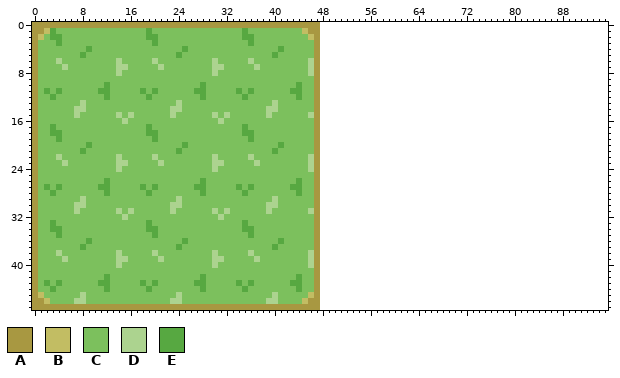
Edited in one commit: pixel-art file (art/EnvironmentTileset.aseprite). The first picture shows the starting point.
48x48 pixels, 1 frame. The old version is drawn lined up with the new one, on the new canvas.
Palette (. is transparent): A #a89841  B #c2bd63  C #7cc05d  D #acd38f  E #57a841
Pixels before (only the part around the change), first column x 0:
 0 AAAAAAAAAAAAAAAAAAAAAAAAAAAAAAAAAAAAAAAAAAAAAAAA................................................
 1 AABECCCCCCCCCCCCCCCECCCCCCCCCCCCCCCECCCCCCCCCBAA................................................
 2 ABCEECCCCCCCCCCCCCCEECCCCCCCCCCCCCCEECCCCCCCCCBA................................................
 3 ACCCECCCCCCCCCCCCCCCECCCCCCCCCCCCCCCECCCCCCCCCCA................................................
 4 ACCCCCCCCECCCCCCCCCCCCCCCECCCCCCCCCCCCCCCECCCCCA................................................
 5 ACCCCCCCECCCCCCCCCCCCCCCECCCCCCCCCCCCCCCECCCCCCA................................................
 6 ACCCDCCCCCCCCCDCCCCCDCCCCCCCCCDCCCCCDCCCCCCCCCDA................................................
 7 ACCCCDCCCCCCCCDDCCCCCDCCCCCCCCDDCCCCCDCCCCCCCCDA................................................
 8 ACCCCCCCCCCCCCDCCCCCCCCCCCCCCCDCCCCCCCCCCCCCCCDA................................................
 9 ACCCCCCCCCCCCCCCCCCCCCCCCCCCCCCCCCCCCCCCCCCCCCCA................................................
10 ACCCCCCCCCCCECCCCCCCCCCCCCCCECCCCCCCCCCCCCCCECCA................................................
11 ACECECCCCCCEECCCCCECECCCCCCEECCCCCECECCCCCCEECCA................................................
12 ACCECCCCCCCCECCCCCCECCCCCCCCECCCCCCECCCCCCCCECCA................................................
13 ACCCCCCCDCCCCCCCCCCCCCCCDCCCCCCCCCCCCCCCDCCCCCCA................................................
14 ACCCCCCDDCCCCCCCCCCCCCCDDCCCCCCCCCCCCCCDDCCCCCCA................................................
15 ACCCCCCDCCCCCCDCDCCCCCCDCCCCCCDCDCCCCCCDCCCCCCDA................................................
16 ACCCCCCCCCCCCCCDCCCCCCCCCCCCCCCDCCCCCCCCCCCCCCCA................................................
17 ACCECCCCCCCCCCCCCCCECCCCCCCCCCCCCCCECCCCCCCCCCCA................................................
18 ACCEECCCCCCCCCCCCCCEECCCCCCCCCCCCCCEECCCCCCCCCCA................................................
19 ACCCECCCCCCCCCCCCCCCECCCCCCCCCCCCCCCECCCCCCCCCCA................................................
20 ACCCCCCCCECCCCCCCCCCCCCCCECCCCCCCCCCCCCCCECCCCCA................................................
21 ACCCCCCCECCCCCCCCCCCCCCCECCCCCCCCCCCCCCCECCCCCCA................................................
22 ACCCDCCCCCCCCCDCCCCCDCCCCCCCCCDCCCCCDCCCCCCCCCDA................................................
23 ACCCCDCCCCCCCCDDCCCCCDCCCCCCCCDDCCCCCDCCCCCCCCDA................................................
24 ACCCCCCCCCCCCCDCCCCCCCCCCCCCCCDCCCCCCCCCCCCCCCDA................................................
25 ACCCCCCCCCCCCCCCCCCCCCCCCCCCCCCCCCCCCCCCCCCCCCCA................................................
26 ACCCCCCCCCCCECCCCCCCCCCCCCCCECCCCCCCCCCCCCCCECCA................................................
27 ACECECCCCCCEECCCCCECECCCCCCEECCCCCECECCCCCCEECCA................................................
28 ACCECCCCCCCCECCCCCCECCCCCCCCECCCCCCECCCCCCCCECCA................................................
29 ACCCCCCCDCCCCCCCCCCCCCCCDCCCCCCCCCCCCCCCDCCCCCCA................................................
30 ACCCCCCDDCCCCCCCCCCCCCCDDCCCCCCCCCCCCCCDDCCCCCCA................................................
31 ACCCCCCDCCCCCCDCDCCCCCCDCCCCCCDCDCCCCCCDCCCCCCDA................................................
32 ACCCCCCCCCCCCCCDCCCCCCCCCCCCCCCDCCCCCCCCCCCCCCCA................................................
33 ACCECCCCCCCCCCCCCCCECCCCCCCCCCCCCCCECCCCCCCCCCCA................................................
34 ACCEECCCCCCCCCCCCCCEECCCCCCCCCCCCCCEECCCCCCCCCCA................................................
35 ACCCECCCCCCCCCCCCCCCECCCCCCCCCCCCCCCECCCCCCCCCCA................................................
36 ACCCCCCCCECCCCCCCCCCCCCCCECCCCCCCCCCCCCCCECCCCCA................................................
37 ACCCCCCCECCCCCCCCCCCCCCCECCCCCCCCCCCCCCCECCCCCCA................................................
38 ACCCDCCCCCCCCCDCCCCCDCCCCCCCCCDCCCCCDCCCCCCCCCDA................................................
39 ACCCCDCCCCCCCCDDCCCCCDCCCCCCCCDDCCCCCDCCCCCCCCDA................................................
40 ACCCCCCCCCCCCCDCCCCCCCCCCCCCCCDCCCCCCCCCCCCCCCDA................................................
41 ACCCCCCCCCCCCCCCCCCCCCCCCCCCCCCCCCCCCCCCCCCCCCCA................................................
42 ACCCCCCCCCCCECCCCCCCCCCCCCCCECCCCCCCCCCCCCCCECCA................................................
43 ACECECCCCCCEECCCCCECECCCCCCEECCCCCECECCCCCCEECCA................................................
44 ACCECCCCCCCCECCCCCCECCCCCCCCECCCCCCECCCCCCCCECCA................................................
45 ABCCCCCCDCCCCCCCCCCCCCCCDCCCCCCCCCCCCCCCDCCCCCBA................................................
46 AABCCCCDDCCCCCCCCCCCCCCDDCCCCCCCCCCCCCCDDCCCCBAA................................................
47 AAAAAAAAAAAAAAAAAAAAAAAAAAAAAAAAAAAAAAAAAAAAAAAA................................................
After the commit:
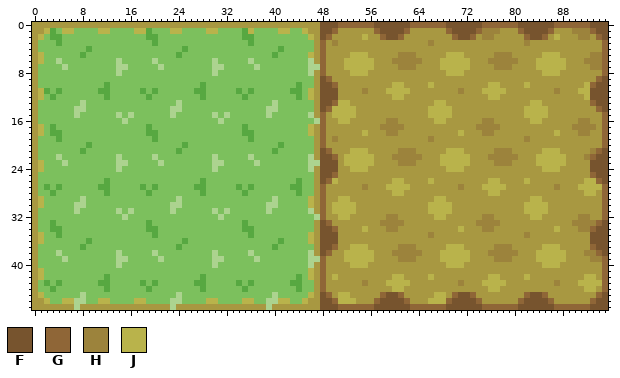
Colours new in this view: F #77542e  G #8f6637  H #9c833c  J #b9b34b
Change:
canvas 48x48 -> 96x48
y 0: x 48..95 ................................................ -> FFFGGGGGGFFFFFFGGGGGGFFFFFFGGGGGGFFFFFFGGGGGGFFF
y 1: x 2 B -> J; x 5..6 CC -> JJ; x 11..12 CC -> JJ; x 17..18 CC -> JJ; x 23..24 CC -> JJ; x 29..30 CC -> JJ; x 36 C -> J; x 41..42 CC -> JJ; x 45 B -> J; x 48..95 ................................................ -> FFGAAAAAAGFFFFGAAAAAAGFFFFGHHHAAAGFFFFGAAAHHHGFF
y 2: x 1 B -> J; x 46 B -> J; x 48..95 ................................................ -> FGAAAAAJAAGFFGAAAAAAAAGFFGAHHAAAAAGFFGAJAAAHHAGF
y 3: x 48..95 ................................................ -> GAHAAAAAAAAAAAAAAAHAAAAAAAAAAAAAAAHAAAAAAAAAAAAG
y 4: x 48..95 ................................................ -> GAAAAAAAAAAAAAAAAAAAAAAAAAAAAAAAAAAAAAAAAAAAAAAG
y 5: x 1 C -> J; x 46 C -> J; x 48..95 ................................................ -> GAAAAJJJAAAAAHHHAAAAAJJJAAAAAHHHAAAAAJJJAAAAAHHG
y 6: x 1 C -> J; x 48..95 ................................................ -> GAAAJJJJJAAAHHHHHAAAJJJJJAAAHHHHHAAAJJJJJAAAHHHG
y 7: x 47..95 A................................................ -> DGAAAJJJJJAAAAHHHAAAAJJJJJAAAAHHHAAAAJJJJJAAAAHHG
y 8: x 48..95 ................................................ -> GAAAAJJJAAAAAAAAAAAAAJJJAAAAAAAAAAAAAJJJAAAAAAAG
y 9: x 48..95 ................................................ -> FGAAAAAAAAAAAAAAAAAAAAAAAAAAAAAAAAAAAAAAAAAAAAGF
y 10: x 48..95 ................................................ -> FFGAAAAAAAAAJJAAAAJAAAAAAAAAJJAAAAJAAAAAAAAAJGFF
y 11: x 1 C -> J; x 46 C -> J; x 48..95 ................................................ -> FFFAAAAHAAAJJJJAAAAAAAAHAAAJJJJAAAAAAAAHAAAJJFFF
y 12: x 1 C -> J; x 46 C -> J; x 48..95 ................................................ -> FFFAAAAAAAAAJJAAAAAAAAAAAAAAJJAAAAAAAAAAAAAAJFFF
y 13: x 48..95 ................................................ -> FFGJJAAAAAAAAAAAAAAJJAAAAAAAAAAAAAAJJAAAAAAAAGFF
y 14: x 48..95 ................................................ -> FGJJJJAAAAAAAAAAAAJJJJAAAAAAAAAAAAJJJJAAAAAAAAGF
y 15: x 48..95 ................................................ -> GAJJJJAAAAAAAAAAAAJJJJAAAAAAAAAAAAJJJJAAAAAAAAAG
y 16: x 47..95 A................................................ -> DGAAJJAAAAAAHHAAAAAAJJAAAAAAHHAAAAAAJJAAAAAAHHAAG
y 17: x 1 C -> J; x 46 C -> J; x 48..95 ................................................ -> GAAAAAAAAAHHHHAAAAAAAAAAAAHHHHAAAAAAAAAAAAHHHHAG
y 18: x 1 C -> J; x 46 C -> J; x 48..95 ................................................ -> GAAAAAAJAAAHHAAAAAAAAAAJAAAHHAAAAAAAAAAJAAAHHAAG
y 19: x 48..95 ................................................ -> GAHAAAAAAAAAAAAAAAHAAAAAAAAAAAAAAAHAAAAAAAAAAAAG
y 20: x 48..95 ................................................ -> GAAAAAAAAAAAAAAAAAAAAAAAAAAAAAAAAAAAAAAAAAAAAAAG
y 21: x 48..95 ................................................ -> FGAAAJJJAAAAAHHHAAAAAJJJAAAAAHHHAAAAAJJJAAAAAHGF
y 22: x 48..95 ................................................ -> FFGAJJJJJAAAHHHHHAAAJJJJJAAAHHHHHAAAJJJJJAAAHGFF
y 23: x 1 C -> J; x 47..95 A................................................ -> DFFFAJJJJJAAAAHHHAAAAJJJJJAAAAHHHAAAAJJJJJAAAAFFF
y 24: x 1 C -> J; x 48..95 ................................................ -> FFFAAJJJAAAAAAAAAAAAAJJJAAAAAAAAAAAAAJJJAAAAAFFF
y 25: x 48..95 ................................................ -> FFGAAAAAAAAAAAAAAAAAAAAAAAAAAAAAAAAAAAAAAAAAAGFF
y 26: x 48..95 ................................................ -> FGJAAAAAAAAAJJAAAAJAAAAAAAAAJJAAAAJAAAAAAAAAJJGF
y 27: x 48..95 ................................................ -> GAAAAAAHAAAJJJJAAAAAAAAHAAAJJJJAAAAAAAAHAAAJJJJG
y 28: x 48..95 ................................................ -> GAAAAAAAAAAAJJAAAAAAAAAAAAAAJJAAAAAAAAAAAAAAJJAG
y 29: x 1 C -> J; x 46 C -> J; x 48..95 ................................................ -> GAAJJAAAAAAAAAAAAAAJJAAAAAAAAAAAAAAJJAAAAAAAAAAG
y 30: x 1 C -> J; x 46 C -> J; x 48..95 ................................................ -> GAJJJJAAAAAAAAAAAAJJJJAAAAAAAAAAAAJJJJAAAAAAAAAG
y 31: x 48..95 ................................................ -> GAJJJJAAAAAAAAAAAAJJJJAAAAAAAAAAAAJJJJAAAAAAAAAG
y 32: x 47..95 A................................................ -> DGAAJJAAAAAAHHAAAAAAJJAAAAAAHHAAAAAAJJAAAAAAHHAAG
y 33: x 48..95 ................................................ -> FGAAAAAAAAHHHHAAAAAAAAAAAAHHHHAAAAAAAAAAAAHHHHGF
y 34: x 48..95 ................................................ -> FFGAAAAJAAAHHAAAAAAAAAAJAAAHHAAAAAAAAAAJAAAHHGFF
y 35: x 1 C -> J; x 46 C -> J; x 48..95 ................................................ -> FFFAAAAAAAAAAAAAAAHAAAAAAAAAAAAAAAHAAAAAAAAAAFFF
y 36: x 1 C -> J; x 46 C -> J; x 48..95 ................................................ -> FFFAAAAAAAAAAAAAAAAAAAAAAAAAAAAAAAAAAAAAAAAAAFFF
y 37: x 48..95 ................................................ -> FFGAAJJJAAAAAHHHAAAAAJJJAAAAAHHHAAAAAJJJAAAAAGFF
y 38: x 48..95 ................................................ -> FGAAJJJJJAAAHHHHHAAAJJJJJAAAHHHHHAAAJJJJJAAAHHGF
y 39: x 47..95 A................................................ -> DGAAAJJJJJAAAAHHHAAAAJJJJJAAAAHHHAAAAJJJJJAAAAHHG
y 40: x 48..95 ................................................ -> GAAAAJJJAAAAAAAAAAAAAJJJAAAAAAAAAAAAAJJJAAAAAAAG
y 41: x 1 C -> J; x 46 C -> J; x 48..95 ................................................ -> GAAAAAAAAAAAAAAAAAAAAAAAAAAAAAAAAAAAAAAAAAAAAAAG
y 42: x 1 C -> J; x 46 C -> J; x 48..95 ................................................ -> GAJAAAAAAAAAJJAAAAJAAAAAAAAAJJAAAAJAAAAAAAAAJJAG
y 43: x 48..95 ................................................ -> GAAAAAAHAAAJJJJAAAAAAAAHAAAJJJJAAAAAAAAHAAAJJJJG
y 44: x 48..95 ................................................ -> GAAAAAAAAAAAJJAAAAAAAAAAAAAAJJAAAAAAAAAAAAAAJJAG
y 45: x 1 B -> J; x 46 B -> J; x 48..95 ................................................ -> FGAJJAAAAAGFFGAAAAAJJAGFFGAAAAAAAAGFFGAAAAAAAAGF
y 46: x 2 B -> J; x 5..6 CC -> JJ; x 11..12 CC -> JJ; x 17..18 CC -> JJ; x 29..30 CC -> JJ; x 35..36 CC -> JJ; x 41..42 CC -> JJ; x 45 B -> J; x 48..95 ................................................ -> FFGJJJAAAGFFFFGAAAJJJGFFFFGAAAAAAGFFFFGAAAAAAGFF
y 47: x 7 A -> D; x 23 A -> D; x 39 A -> D; x 48..95 ................................................ -> FFFGGGGGGFFFFFFGGGGGGFFFFFFGGGGGGFFFFFFGGGGGGFFF
Changed places in both pictures, as pixel boxes (x1, y1, x2, y2):
changed: (38, 22, 608, 310)
